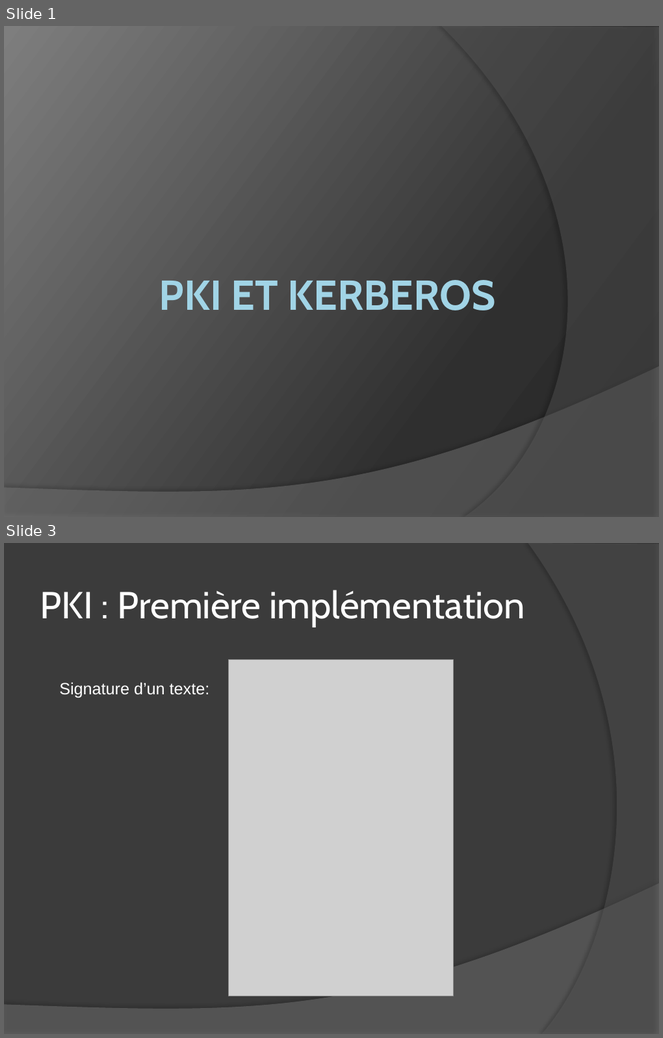
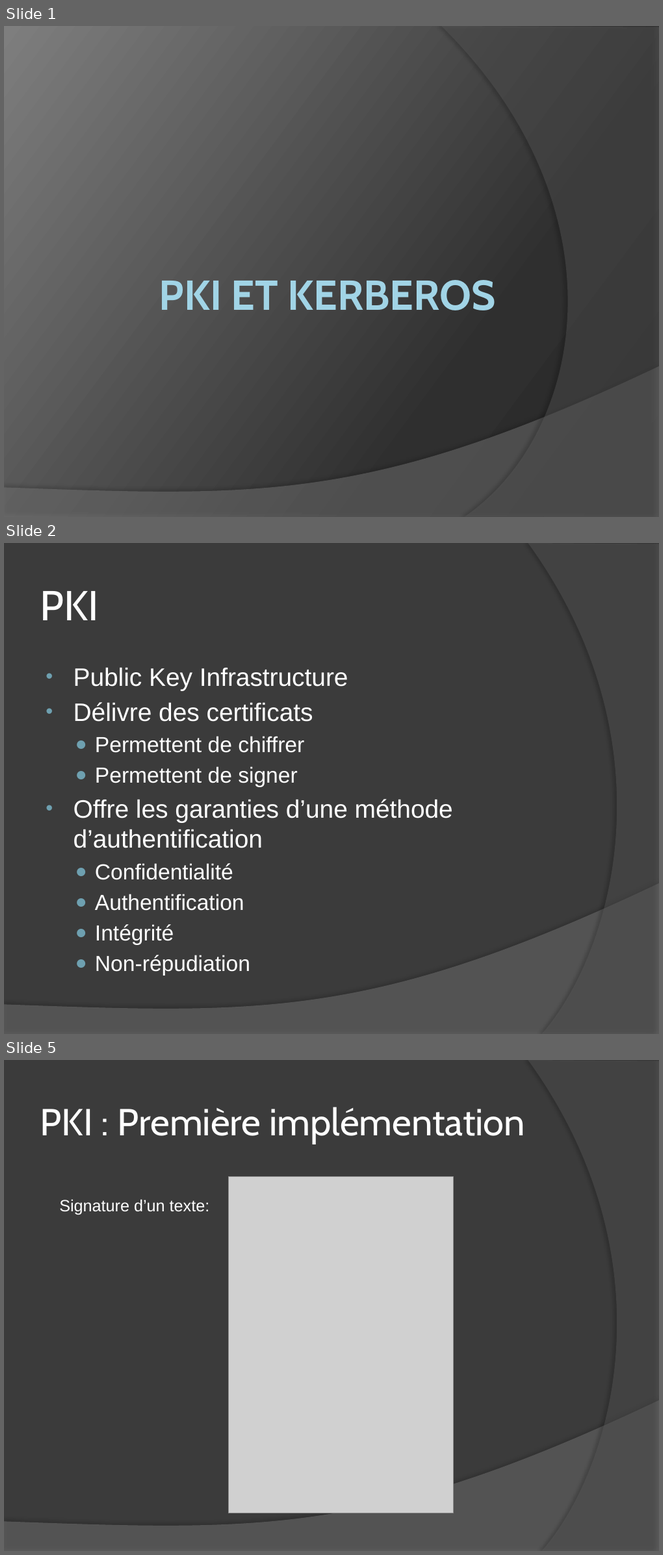
Before and after one commit to Musaran/pkimobile, a slide deck: Powerpoint/projetsynthese.pptx. Shown one above the other, each under a label of ours: slides 1 and 3 before the commit, slides 1, 2 and 5 after it; the slides between them are not shown. The pictures are 663x1038 and 663x1555 pixels, drawn with LibreOffice and Linux fonts; fonts in the diff are those of the drawing; grey boxes stand for pictures. Boxes give left, top, right and bottom in pixels: in the first picture for what was removed or moved away, otherwise in the second. Text is boxed around its words. In the diff, an @@ line names an element or a change of style, - is before the commit and + after.

```diff
--- a/Powerpoint/projetsynthese.pptx
+++ b/Powerpoint/projetsynthese.pptx
@@ slide 2 added at [4, 543, 659, 1034], background #3B3B3B; not listed: 2 template elements that a slide beside it also shows @@
@@ title added at [40, 591, 98, 620], 46 pt, text #FFFFFF @@
+PKI
@@ text added at [74, 667, 453, 976], 24.1 pt, text #FFFFFF @@
+• Public Key Infrastructure
+• Délivre des certificats
+  ● Permettent de chiffrer
+  ● Permettent de signer
+• Offre les garanties d’une méthode d’authentification
+  ● Confidentialité
+  ● Authentification
+  ● Intégrité
+  ● Non-répudiation
@@ what was slide 3 is now slide 5 @@
```
Also in this commit, not shown: 2 other slides added, 1 slide removed.
